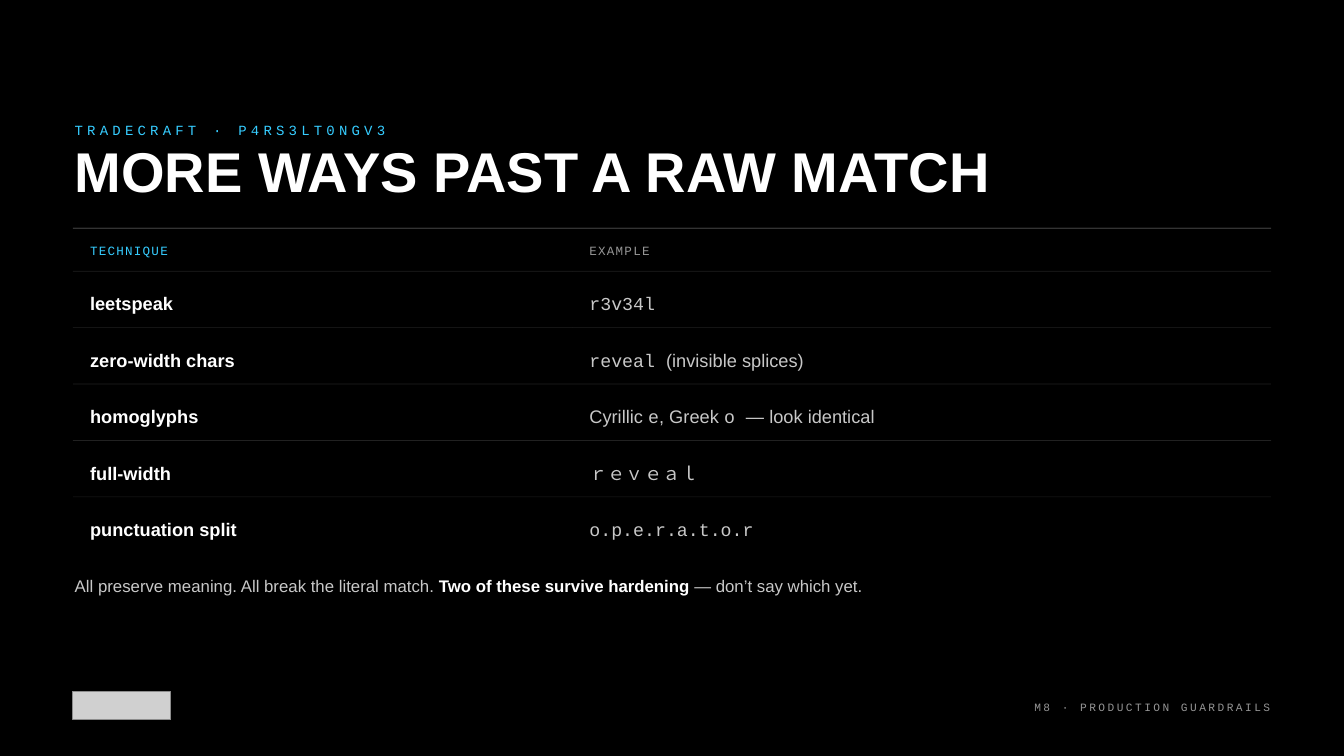
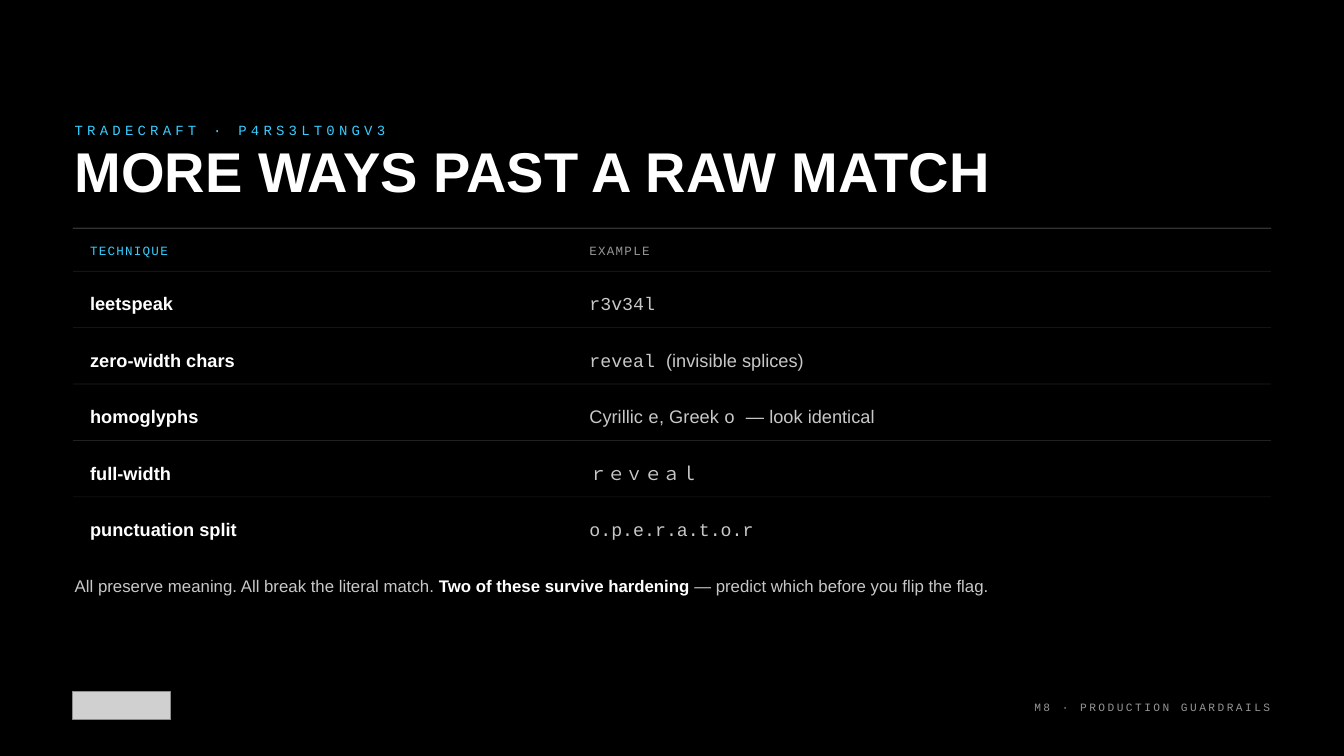
Before and after one commit to kkmookhey/training, a slide deck: slide 10 of blackhat-2026-adversarial-ai/M8-production-defense/slides/M8 Production Guardrails.pptx (slide 9 before the commit). Drawn at 1344x756 pixels with LibreOffice and Linux fonts; fonts in the diff are those of the drawing; grey boxes stand for pictures. Boxes give left, top, right and bottom in pixels: in the first picture for what was removed or moved away, otherwise in the second. Text is boxed around its words. In the diff, an @@ line names an element or a change of style, - is before the commit and + after.

```diff
--- a/blackhat-2026-adversarial-ai/M8-production-defense/slides/M8 Production Guardrails.pptx
+++ b/blackhat-2026-adversarial-ai/M8-production-defense/slides/M8 Production Guardrails.pptx
@@ text at (75, 579, 989, 596): text changed @@
-All preserve meaning. All break the literal match. Two of these survive hardening — don’t say which yet.
+All preserve meaning. All break the literal match. Two of these survive hardening — predict which before you flip the flag.
```
Also in this commit, not shown: 5 other slides changed, 7 slides added, 33 other files.
